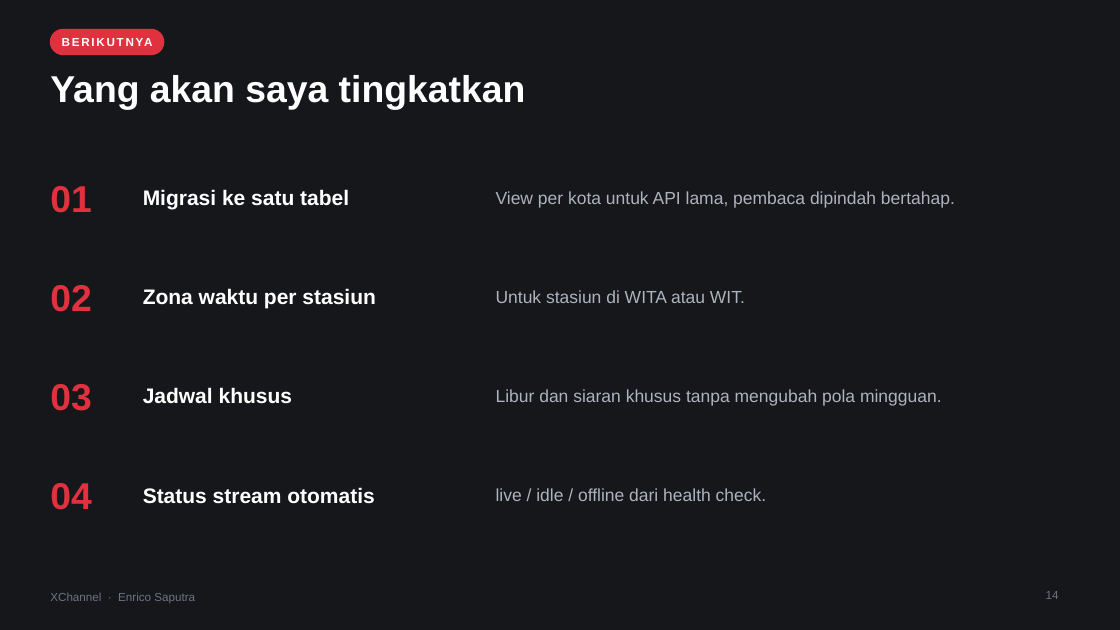
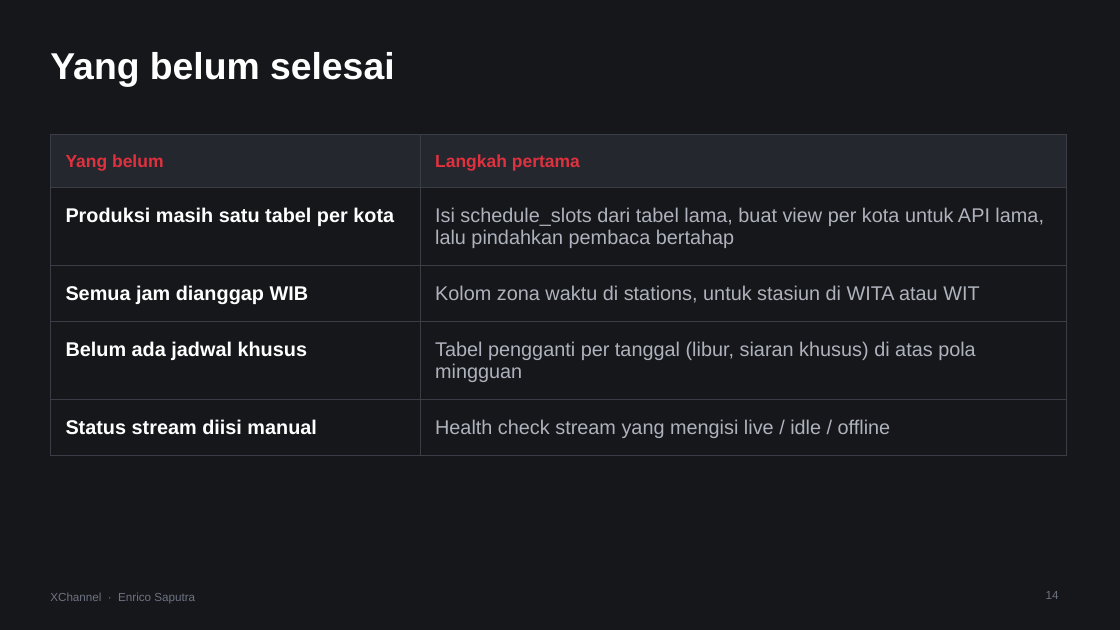
Before and after one commit to Enricosaputra/xchannel-dashboard-demo, a slide deck: slide 14 of docs/XChannel-presentasi.pptx. Drawn at 1120x630 pixels with LibreOffice and Linux fonts; fonts in the diff are those of the drawing. Boxes give left, top, right and bottom in pixels: in the first picture for what was removed or moved away, otherwise in the second. Text is boxed around its words. In the diff, an @@ line names an element or a change of style, - is before the commit and + after.

Commit message:
Decks: tables for trade-offs, stack and open work; plainer titles

```diff
--- a/docs/XChannel-presentasi.pptx
+++ b/docs/XChannel-presentasi.pptx
@@ rounded rectangle removed at [50,29,164,55] @@
@@ text removed at [50,29,164,55] @@
-BERIKUTNYA
@@ title at [50,52,394,87]: text changed @@
-Yang akan saya tingkatkan
+Yang belum selesai
@@ table added at [50,134,1067,442], 5 rows, 2 columns @@
+Yang belum | Langkah pertama
+Produksi masih satu tabel per kota | Isi schedule_slots dari tabel lama, buat view per kota untuk API lama, lalu pindahkan pembaca bertahap
+Semua jam dianggap WIB | Kolom zona waktu di stations, untuk stasiun di WITA atau WIT
+Belum ada jadwal khusus | Tabel pengganti per tanggal (libur, siaran khusus) di atas pola mingguan
+Status stream diisi manual | Health check stream yang mengisi live / idle / offline
@@ text removed at [50,186,92,213] @@
-01
@@ text removed at [143,189,349,210] @@
-Migrasi ke satu tabel
@@ text removed at [496,191,955,208] @@
-View per kota untuk API lama, pembaca dipindah bertahap.
@@ text removed at [50,285,92,312] @@
-02
@@ text removed at [143,288,375,309] @@
-Zona waktu per stasiun
@@ text removed at [496,290,745,303] @@
-Untuk stasiun di WITA atau WIT.
@@ text removed at [50,384,92,411] @@
-03
@@ text removed at [143,387,292,404] @@
-Jadwal khusus
@@ text removed at [496,389,942,406] @@
-Libur dan siaran khusus tanpa mengubah pola mingguan.
@@ text removed at [50,483,92,510] @@
-04
@@ text removed at [143,487,374,504] @@
-Status stream otomatis
@@ text removed at [496,488,767,501] @@
-live / idle / offline dari health check.
```
Also in this commit, not shown: 12 other slides changed, 1 slide added, 1 slide removed, 7 other files.
